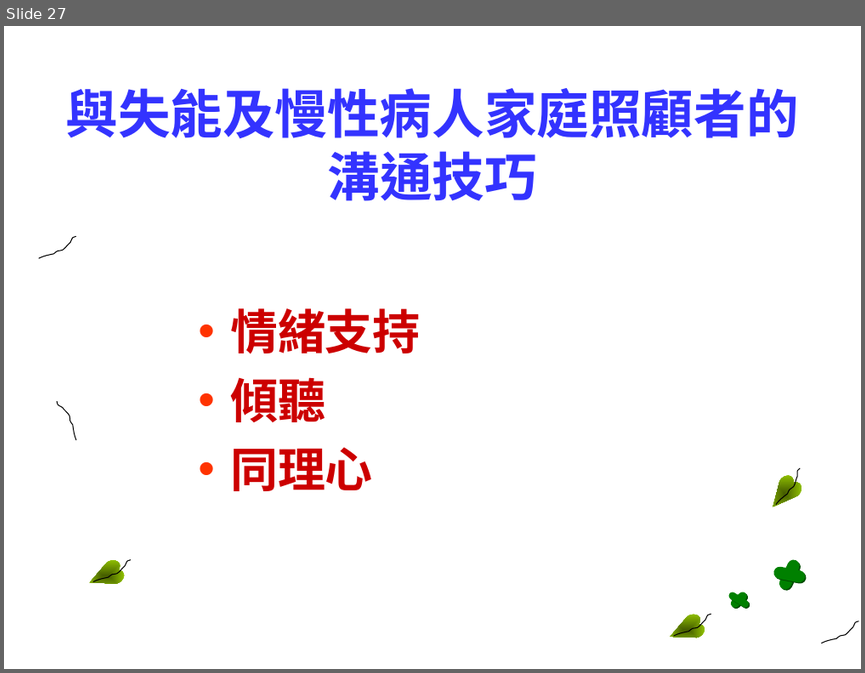
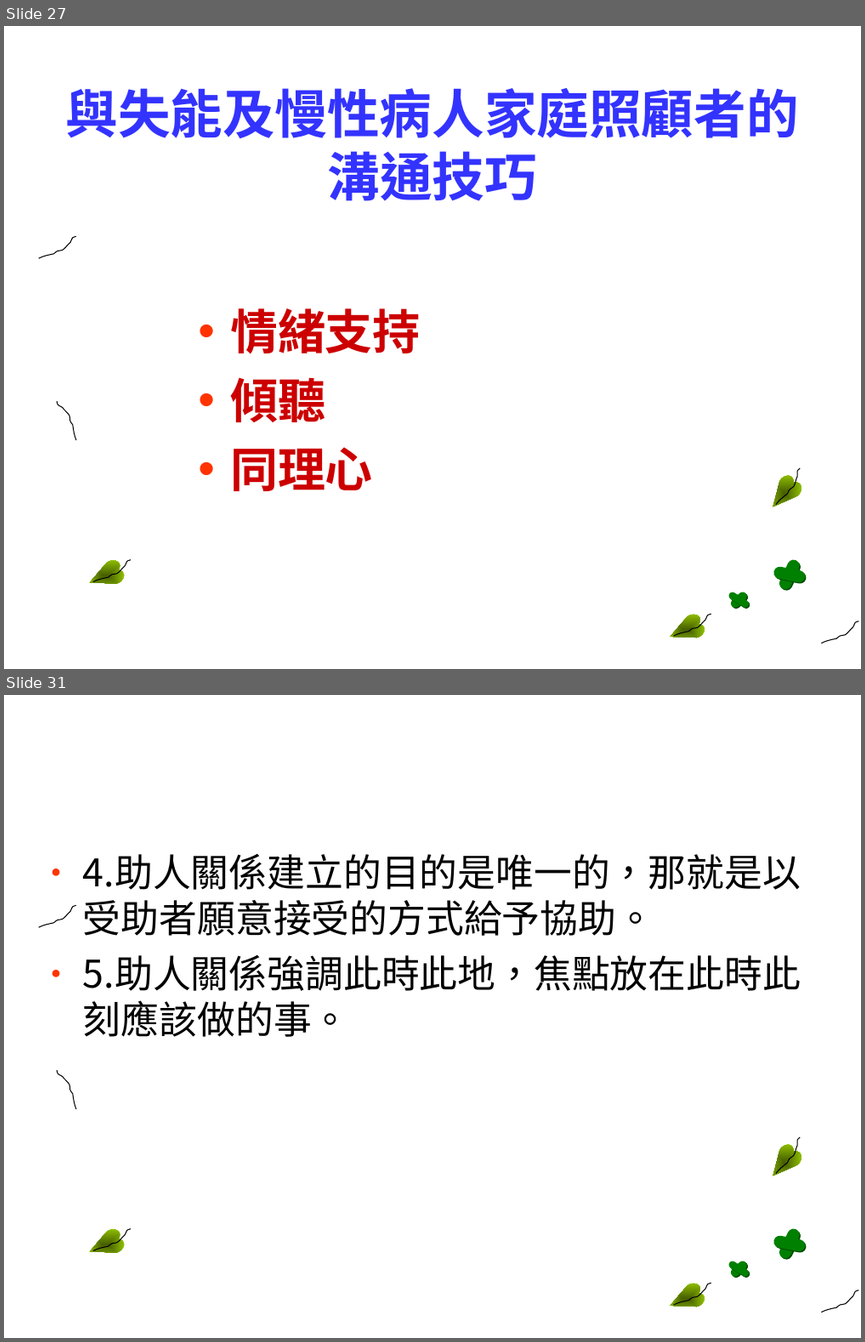
Before and after one commit to fhopecc/stxt, a slide deck: doc/tutorial/interperson.odp. Shown one above the other, each under a label of ours: slide 27 before the commit, slides 27 and 31 after it; the slides between them are not shown. The pictures are 865x673 and 865x1342 pixels, drawn with LibreOffice and Linux fonts; fonts in the diff are those of the drawing; background and template pictures are left out. Boxes give left, top, right and bottom in pixels: in the first picture for what was removed or moved away, otherwise in the second. Text is boxed around its words. In the diff, an @@ line names an element or a change of style, - is before the commit and + after.

```diff
--- a/doc/tutorial/interperson.odp
+++ b/doc/tutorial/interperson.odp
@@ slide 31 added at <box>4,695,861,1338</box>, background picture (left out); not listed: 17 template elements that a slide beside it also shows @@
@@ text added at <box>83,854,800,1037</box>, 32 pt, text #000000 @@
+● 4.助人關係建立的目的是唯一的，那就是以受助者願意接受的方式給予協助。
+● 5.助人關係強調此時此地，焦點放在此時此刻應該做的事。
```
Also in this commit, not shown: 25 other slides changed, 5 other slides added, 4 other files.
